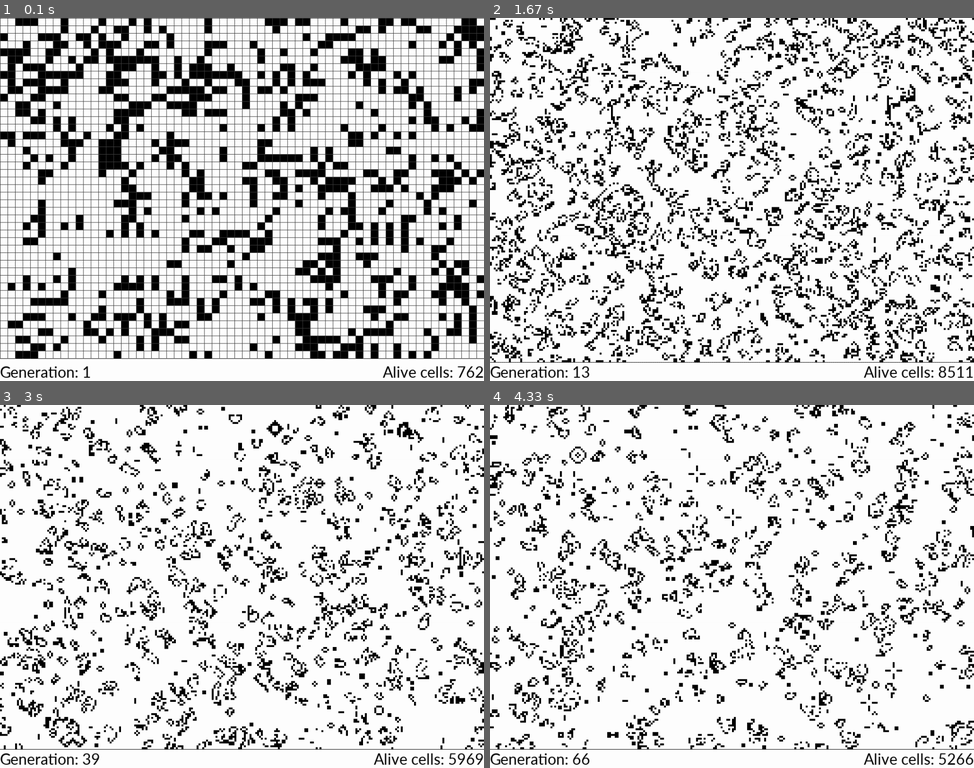
Above: before the commit, frames 1-4 (two rows, left to right).
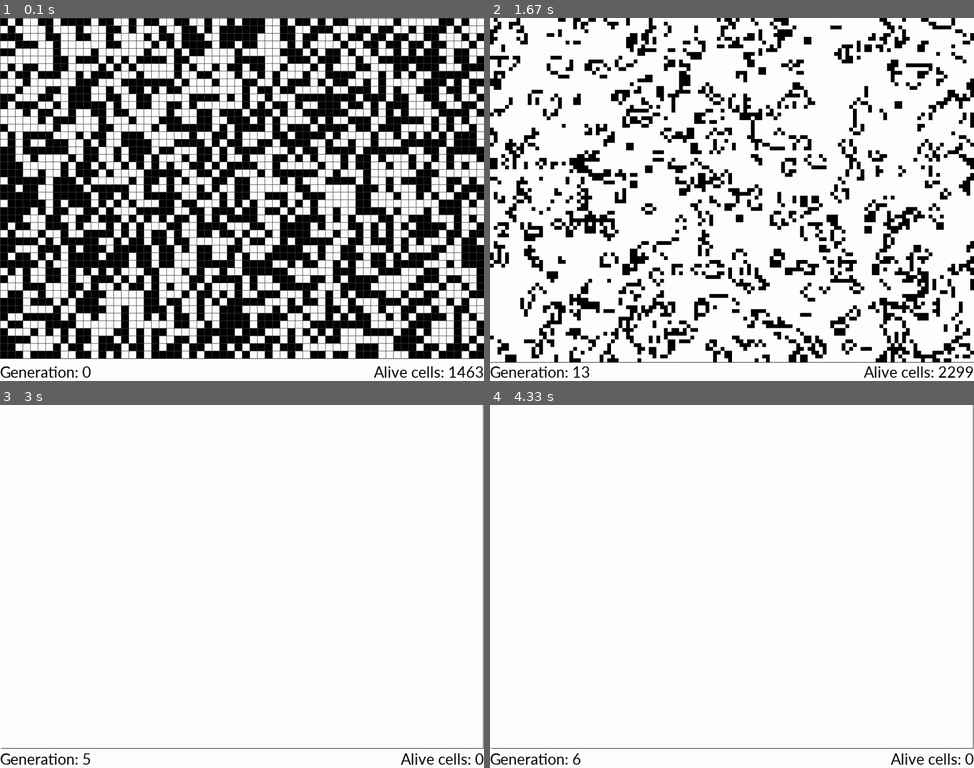
Above: after the commit, the same moments.

Repository: mzebrak/pygame-conways-game-of-life
Game: pygame game, started from __main__.py
Same seed, same stepped clock (60 frames per second), same inputs: the game is played once before the commit and once after it.
Inputs:
- Up to frame 1 (0.1 s): no input
- Up to frame 2 (1.67 s): tap one key every 0.33 s from 0.33 s: C X T G
- Up to frame 3 (3 s): tap C at 1.67, 2.67 s; tap Z at 2, 2.33 s
- Up to frame 4 (4.33 s): tap C every 0.33 s from 3 to 4 s

The runs differ from the first frame. In frame 1, 42% of the frame differs, in the area x 0-100%, y 0-100%; in frame 2, 35%; in frame 3, 17%; in frame 4, 15%.

Commit message:
better generation speed handling

Diff:
--- a/GameOfLife.py
+++ b/GameOfLife.py
@@ -15,18 +15,19 @@
 MENU_HEIGHT = 40
 TITLE = 'conway\'s game of life'
 ICON = 'icon.ico'
-CELL_SIZES = cycle([4, 8, 16, 32, 64])
+CELL_SIZES = cycle([8, 16, 32, 64])
+GENS_PER_SEC = 20
 
 # Mouse buttons
 LMB = 0
 RMB = 2
 
-# Fonts
+# Font
 FONT = 'calibri'
 
 
 class Cell(pg.sprite.Sprite):
-    def __init__(self, game, cell_size, x, y, alive: bool = None):
+    def __init__(self, game, cell_size: int, x: int, y: int, alive: bool = None):
         super().__init__(game.sprites)
         self.image = pg.Surface([cell_size, cell_size])
         self.rect = self.image.get_rect()
@@ -43,7 +44,7 @@
 
 
 class GameOfLife:
-    def __init__(self, cell_size=16, max_fps=20):
+    def __init__(self, cell_size=16, max_fps=144):
         """
         Initialize screen, initialize grid, set game settings, draw first frame
 
@@ -53,15 +54,13 @@
         pg.init()
         pg.display.set_icon(pg.image.load(ICON))
         pg.display.set_caption(TITLE)
-
         self.screen = pg.display.set_mode([WIDTH, HEIGHT])
-
         self.cell_size = 1 if cell_size < 1 else cell_size
         self.max_fps = 1 if max_fps < 1 else max_fps
-
         self.new()
         self.calculate_font_size()
-
+        self.new_gen_event = pg.USEREVENT + 1
+        pg.time.set_timer(self.new_gen_event, int(1000 / GENS_PER_SEC))
         self.paused = False
         self.show_grid = True
 
@@ -72,17 +71,15 @@
          None/else, just passing it to the create_list function
         """
         self.sprites = pg.sprite.Group()
-
         self.grid_width = int(WIDTH / self.cell_size)
         self.grid_height = int((HEIGHT - MENU_HEIGHT) / self.cell_size)
-
         self.margin_x = int((WIDTH - self.grid_width * self.cell_size) / 2)
         self.grid_image = pg.Surface((self.grid_width * self.cell_size + 1, self.grid_height * self.cell_size + 1))
-
+        self.gens_per_sec = GENS_PER_SEC
         self.create_list(action)
         self.screen.fill(WHITE)  # when size changed there might be black stripe
 
-    def create_list(self, action):
+    def create_list(self, action: str = None):
         """
         Creates a list of Cell type objects, depending on the action - the old list could be copied
         :param action: INCREASED' - when new grid will be smaller, 'DECREASED' - when new grid will be bigger or None/else
@@ -121,7 +118,6 @@
     def calculate_font_size(self):
         sample = "Generation: XXXXXX  Alive cells: XXXXXX"
         div = 1
-
         while True:
             div += 1
             self.font = pg.font.SysFont(FONT, int(WIDTH / div))
@@ -130,7 +126,7 @@
             if text_width < WIDTH and text_height < MENU_HEIGHT:
                 break
 
-    def fill_grid(self, value=None):
+    def fill_grid(self, value: int = None):
         """
         Sets the entire grid to a single specified or random value
         fill_grid(0)                   - all dead
@@ -139,7 +135,6 @@
         :param value:  Value to set the cell to (0 or 1)
         """
         self.generation = 0
-
         for x in range(self.grid_width):
             for y in range(self.grid_height):
                 if value is None:
@@ -158,7 +153,6 @@
         """
         width = self.grid_width * self.cell_size
         height = self.grid_height * self.cell_size
-
         for x in range(0, width, self.cell_size):
             pg.draw.line(self.grid_image, GREY, (x, 0), (x, height))
 
@@ -181,17 +175,12 @@
         Displaying information about generation and alive cells
         """
         self.count_alive_cells()
-        print(f'Generation: {self.generation}, alive cells: {self.alive_cells}')
-
         text1 = self.font.render(f'Generation: {self.generation}', True, BLACK, WHITE)
         text2 = self.font.render(f'Alive cells: {self.alive_cells}', True, BLACK, WHITE)
-
         text1_rect = text1.get_rect()
         text2_rect = text2.get_rect()
-
         text1_rect.topleft = (0, HEIGHT - MENU_HEIGHT + 1)
         text2_rect.topleft = (WIDTH - text2_rect.width, HEIGHT - MENU_HEIGHT + 1)
-
         pg.draw.rect(self.screen, WHITE, (0, HEIGHT - MENU_HEIGHT + 1, WIDTH, MENU_HEIGHT))
         self.screen.blit(text1, text1_rect)
         self.screen.blit(text2, text2_rect)
@@ -201,15 +190,13 @@
         A function that draws everything on the screen - sprites, grid and info
         """
         self.sprites.draw(self.grid_image)
-
         if self.show_grid:
             self.draw_grid()
-
         self.screen.blit(self.grid_image, (self.margin_x, 0))
         self.draw_info()
         pg.display.flip()
 
-    def count_cell_neighbors(self, col, row):
+    def count_cell_neighbors(self, col: int, row: int) -> int:
         """
         Get the number of alive neighbors of a specific cell
         :param col: The index of the specific cell
@@ -239,7 +226,6 @@
             for y in range(self.grid_height):
                 state = self.cells[x][y].alive
                 neighbors = self.count_cell_neighbors(x, y)
-
                 if state == 0 and neighbors == 3:
                     temp[x].append(True)
                 elif state == 1 and neighbors < 2 or neighbors > 3:
@@ -258,7 +244,7 @@
         self.set_cells_state()
         self.generation += 1
 
-    def compute_mouse_pos(self, pos):
+    def compute_mouse_pos(self, pos: (int, int)):
         """
         A function that gets the tuple (col, row) of the clicked cell
         :param pos: Position in px where the mouse was when clicked
@@ -270,14 +256,8 @@
                 return floor((pos[0] - self.margin_x) / self.cell_size), floor(pos[1] / self.cell_size)
         return None, None
 
-    @staticmethod
-    def quit():
-        pg.quit()
-        sys.exit()
-
-    def handle_events(self):
-        """
-        Handle key presses
+    def handle_keys(self, event):
+        """
         g - toggle on/off grid
         p - toggle start/stop (pause) the game
         t - switch between cell sizes
@@ -287,64 +267,95 @@
         r - randomize grid
         c - clear grid
         q - quit
+        :param event:
+        """
+        if event.key == pg.K_p:
+            print("'p' pressed! - toggling pause")
+            self.paused = not self.paused
+        elif event.key == pg.K_q:
+            print("'q' pressed! - quitting the game")
+            self.quit()
+        elif event.key == pg.K_r:
+            print("'r' pressed! - randomizing grid")
+            self.fill_grid()
+        elif self.paused and event.key == pg.K_n:
+            print("'n' pressed! - displaying next generation")
+            self.update_generation()
+        elif event.key == pg.K_c:
+            print("'c' pressed! - clearing active grid")
+            self.fill_grid(0)
+        elif event.key == pg.K_t:
+            print("'t' pressed! - changing cell size")
+            self.cell_size = next(CELL_SIZES)
+            self.new()
+        elif event.key == pg.K_g:
+            print("'g' pressed! - toggling grid")
+            self.show_grid = not self.show_grid
+        elif event.key == pg.K_x:
+            print("'x' pressed! - cell size increased")
+            self.cell_size += 2 if self.cell_size <= 98 else 0
+            self.new(action='INCREASED')
+        elif event.key == pg.K_z:
+            print("'z' pressed! - cell size decreased")
+            self.cell_size -= 2 if self.cell_size >= 8 else 0
+            self.new(action='DECREASED')
+        elif event.unicode == ",":
+            print("',' pressed! - generations per second decreased")
+            self.gens_per_sec -= 1
+            pg.time.set_timer(self.new_gen_event, int(1000 / self.gens_per_sec))
+        elif event.unicode == ".":
+            print("'.' pressed! - generations per second increased")
+            self.gens_per_sec += 1
+            pg.time.set_timer(self.new_gen_event, int(1000 / self.gens_per_sec))
+
+    def handle_mouse(self, event, button):
+        """
         LMB - pressed or held sets cell alive
         RMB - pressed or held sets cell dead
+        :param event:
+        :param button:
+        """
+        col, row = None, None
+        try:
+            col, row = self.compute_mouse_pos(event.pos)
+        except AttributeError:  # when the mouse is pressed down and moved out of the window
+            pass
+
+        if not col:
+            return False
+
+        state = self.cells[col][row].alive
+        if button[LMB] and not state:
+            self.cells[col][row].revive()
+        elif button[RMB] and state:
+            self.cells[col][row].kill()
+        else:
+            return False
+        return True
+
+    def handle_events(self):
+        """
+        Handle all of the events
         """
         for event in pg.event.get():
+            if event.type == self.new_gen_event:
+                if not self.paused:
+                    self.draw()
+                    self.update_generation()
             if event.type == pg.QUIT:
                 self.quit()
             if event.type == pg.KEYDOWN:
-                if event.key == pg.K_p:
-                    print("'p' pressed! - toggling pause")
-                    self.paused = not self.paused
-                elif event.key == pg.K_q:
-                    print("'q' pressed! - quitting the game")
-                    self.quit()
-                elif event.key == pg.K_r:
-                    print("'r' pressed! - randomizing grid")
-                    self.fill_grid()
-                elif self.paused and event.key == pg.K_n:
-                    print("'n' pressed! - displaying next generation")
-                    self.update_generation()
-                elif self.paused and event.key == pg.K_c:
-                    print("'c' pressed! - clearing active grid")
-                    self.fill_grid(0)
-                elif event.key == pg.K_t:
-                    print("'t' pressed! - changing cell size")
-                    self.cell_size = next(CELL_SIZES)
-                    self.new()
-                elif event.key == pg.K_g:
-                    print("'g' pressed! - toggling grid")
-                    self.show_grid = not self.show_grid
-                elif event.key == pg.K_x:
-                    print("'x' pressed! - cell size increased")
-                    self.cell_size += 2 if self.cell_size < 100 else 0
-                    self.new(action='INCREASED')
-                elif event.key == pg.K_z:
-                    print("'z' pressed! - cell size decreased")
-                    self.cell_size -= 2 if self.cell_size > 5 else 0
-                    self.new(action='DECREASED')
+                self.handle_keys(event)
             elif button := pg.mouse.get_pressed(num_buttons=3):
-                col, row = None, None
-
-                try:
-                    col, row = self.compute_mouse_pos(event.pos)
-                except AttributeError:  # when the mouse is pressed down and moved out of the window
-                    pass
-
-                if not col:
+                if not self.handle_mouse(event, button):
                     continue
 
-                state = self.cells[col][row].alive
-
-                if button[LMB] and not state:
-                    self.cells[col][row].revive()
-                elif button[RMB] and state:
-                    self.cells[col][row].kill()
-                else:
-                    continue
-
             self.draw()
+
+    @staticmethod
+    def quit():
+        pg.quit()
+        sys.exit()
 
     def run(self):
         """
@@ -352,9 +363,4 @@
         """
         while True:
             self.handle_events()
-
-            if not self.paused:
-                self.draw()
-                self.update_generation()
-                # when paused - the user is able to set or delete cells by mouse with more fps
-                pg.time.Clock().tick(self.max_fps)
+            pg.time.Clock().tick(self.max_fps)
